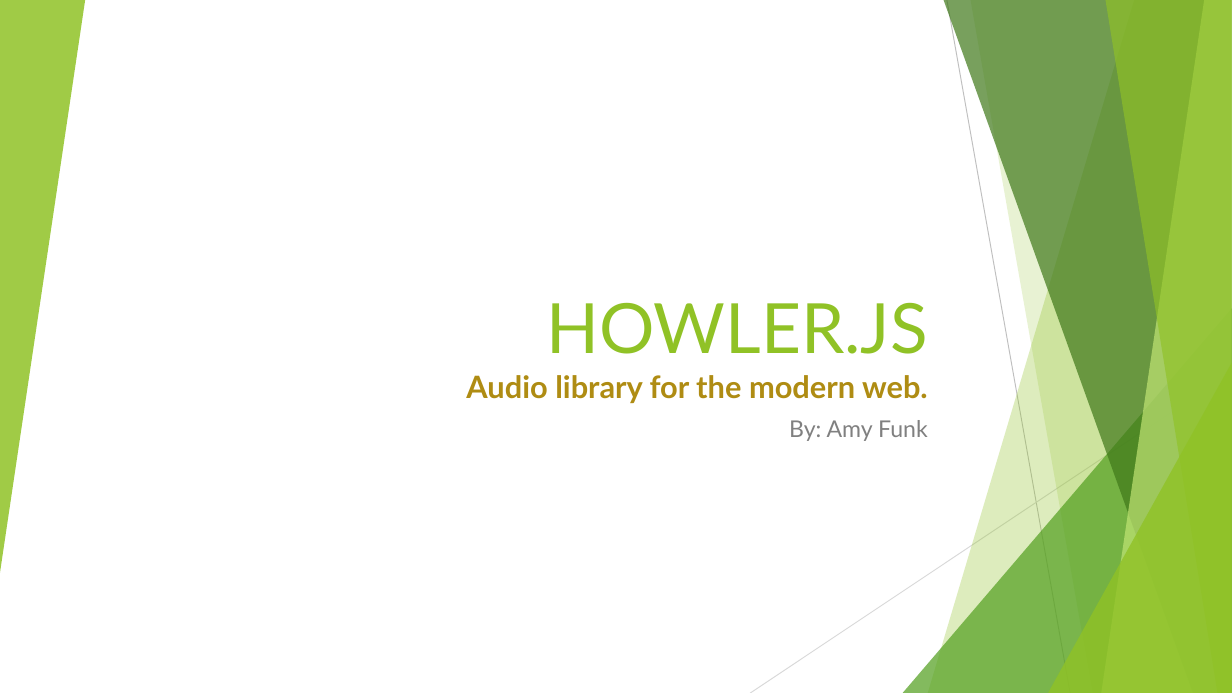
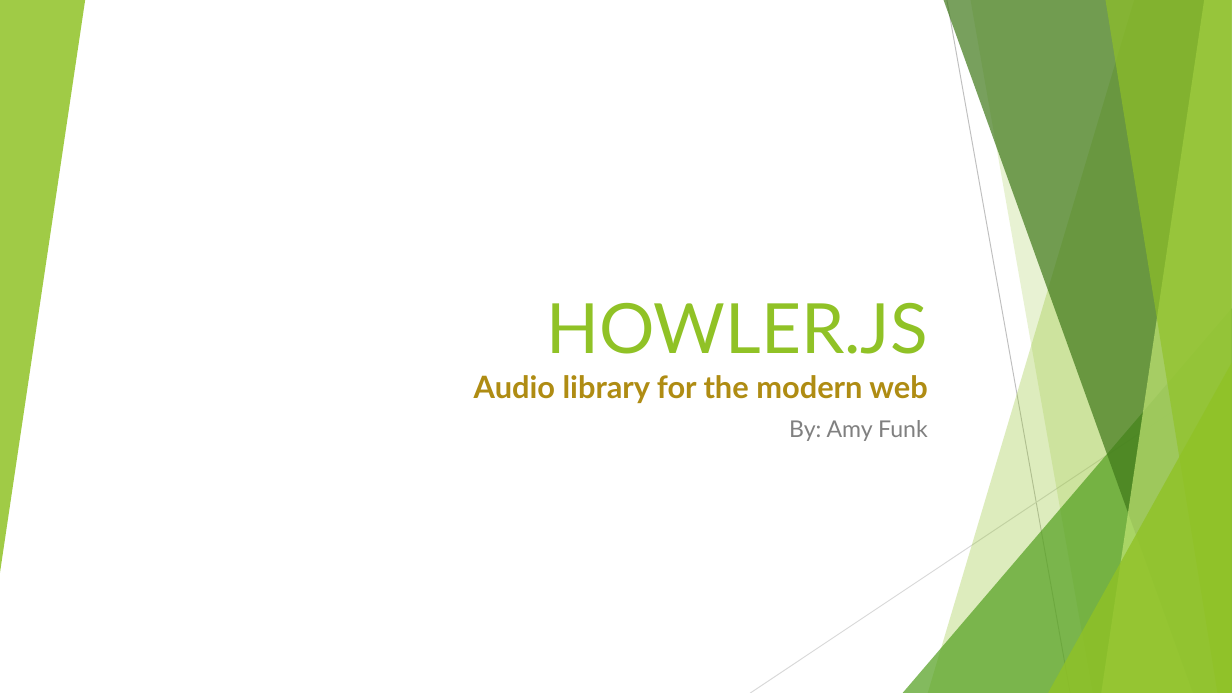
Before and after one commit to amy61789/web150, a slide deck: slide 1 of HOWLER.pptx. Drawn at 1232x693 pixels with LibreOffice and Linux fonts; fonts in the diff are those of the drawing. Boxes give left, top, right and bottom in pixels: in the first picture for what was removed or moved away, otherwise in the second. Text is boxed around its words. In the diff, an @@ line names an element or a change of style, - is before the commit and + after.

```diff
--- a/HOWLER.pptx
+++ b/HOWLER.pptx
@@ title at (474,302,927,403): text changed @@
-HOWLER.JS
-Audio library for the modern web.
+HOWLER.JS
+Audio library for the modern web
```
Also in this commit, not shown: 3 other slides changed.
